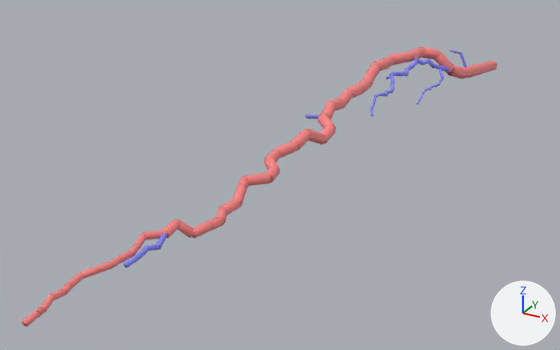
The glTF model public/data/plots/sample/media/qsm/262.glb as it was, and as the next commit left it.
Both versions are drawn from a 50 mm lens placed at (2.68, -5.3, -1.63), pointed at (1.24, -2.69, -2.94). The lights are fixed; the arrows at lower right show +X, +Y and +Z. The picture after the commit comes second. Vertices at exactly the same position are counted once.
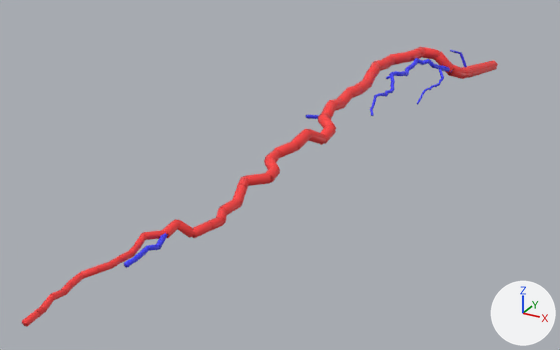
Where the change shows, as pixel boxes (x1, y1, x2, y2) in the pictures (560 x 350 px):
part 1 of me_mesh_0, recoloured: (124, 50, 467, 268) in both
part 2 of me_mesh_0, recoloured: (22, 47, 498, 327) in both

Edits to the bpy script that builds the scene:
```text
Change me_mesh_0:
    where me_mesh_0.from_pydata(...)  # 1353 vertices, 2496 faces; spans x 1.3..1.63, y -4.3..-0.67, z -2.94..-2.62
    used by ob_mesh_0; location = (0.0, 0.0, 0.0)
    me_mesh_0 part 1: 1320 faces centred in x 1.34..1.58, y -3.96..-1.16, z -2.84..-2.64 are repainted in the vertex colours; the middle colour goes from blue #8888ff to blue #3f3fff
    me_mesh_0 part 2: 1176 faces centred in x 1.31..1.62, y -4.3..-0.68, z -2.93..-2.62 are repainted in the vertex colours; the middle colour goes from pink #ff8888 to red #ff3f3f
```
